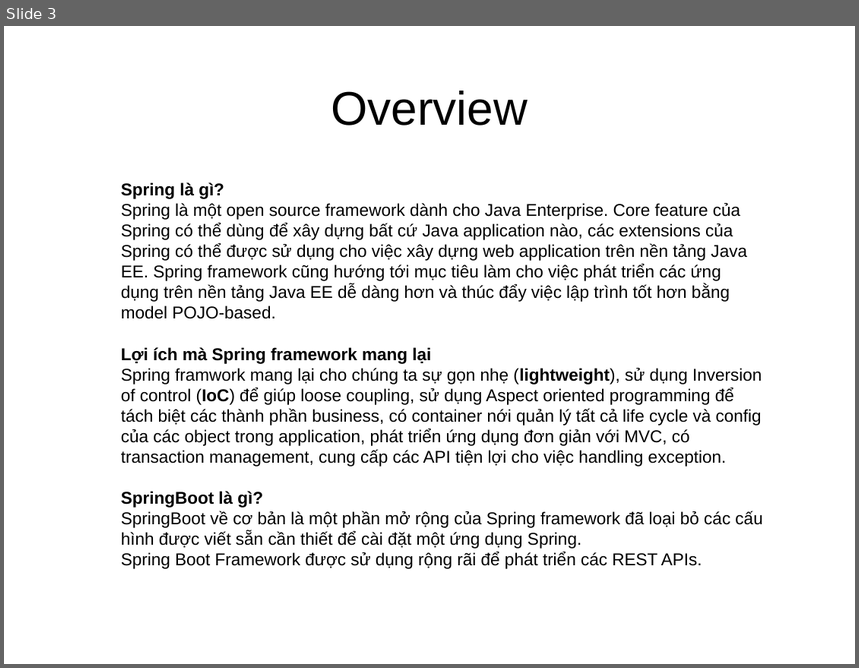
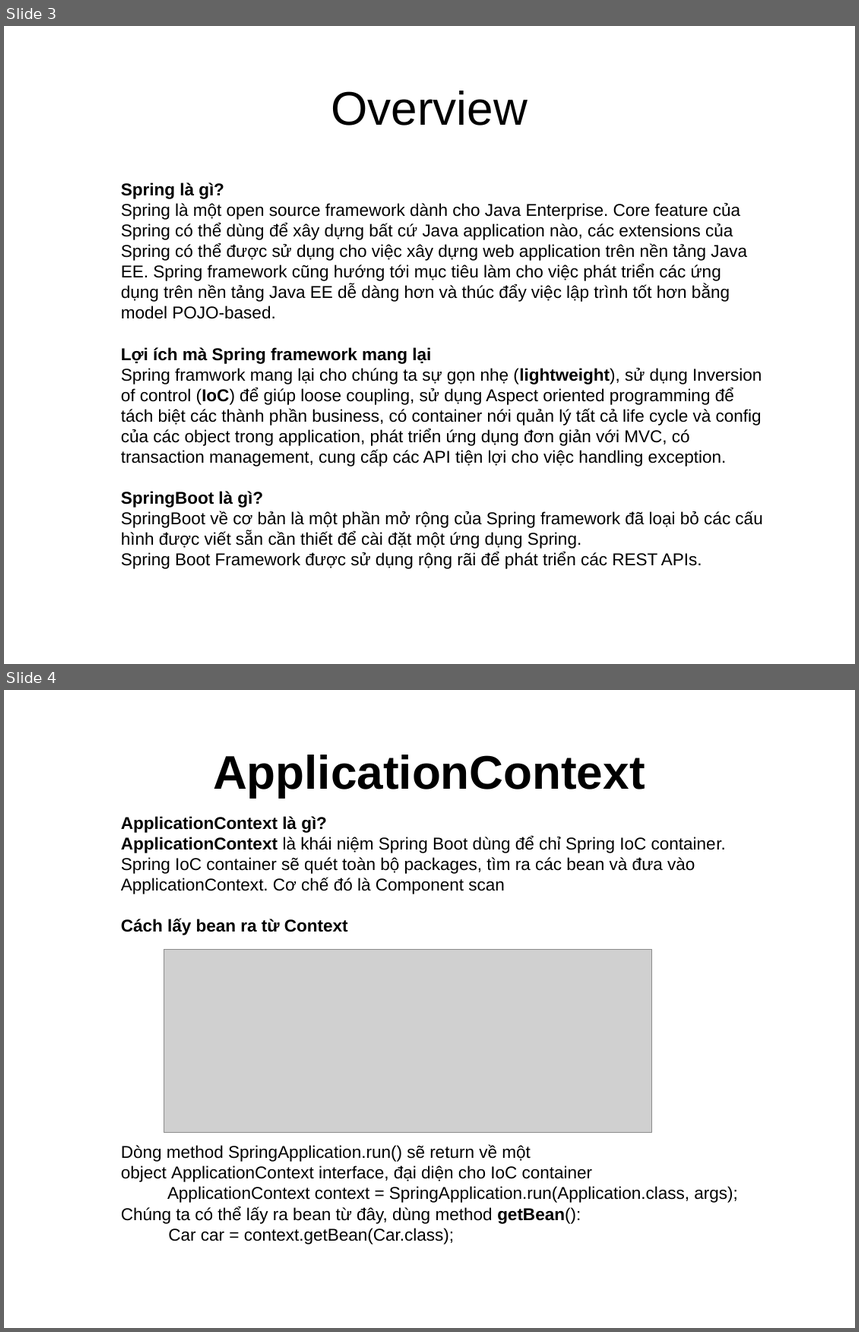
Before and after one commit to truongphan/documents, a slide deck: Spring.pptx. Shown one above the other, each under a label of ours: slide 3 before the commit, slides 3 and 4 after it. The pictures are 859x668 and 859x1332 pixels, drawn with LibreOffice and Linux fonts; fonts in the diff are those of the drawing; grey boxes stand for pictures. Boxes give left, top, right and bottom in pixels: in the first picture for what was removed or moved away, otherwise in the second. Text is boxed around its words. In the diff, an @@ line names an element or a change of style, - is before the commit and + after.

```diff
--- a/Spring.pptx
+++ b/Spring.pptx
@@ slide 4 added at [4,690,855,1328], background #FFFFFF @@
@@ text added at [213,755,645,798], 44 pt, text #000000, bold @@
+ApplicationContext
@@ text added at [121,816,738,1245], 16 pt, text #000000 @@
+ApplicationContext là gì?
+ApplicationContext là khái niệm Spring Boot dùng để chỉ Spring IoC container.
+Spring IoC container sẽ quét toàn bộ packages, tìm ra các bean và đưa vào ApplicationContext. Cơ chế đó là Component scan
+Cách lấy bean ra từ Context
+Dòng method SpringApplication.run() sẽ return về một object ApplicationContext interface, đại diện cho IoC container
+ApplicationContext context = SpringApplication.run(Application.class, args);
+Chúng ta có thể lấy ra bean từ đây, dùng method getBean():
+Car car = context.getBean(Car.class);
@@ picture added at [164,951,652,1132] @@
```
Also in this commit, not shown: 3 slides changed, 1 other file.
